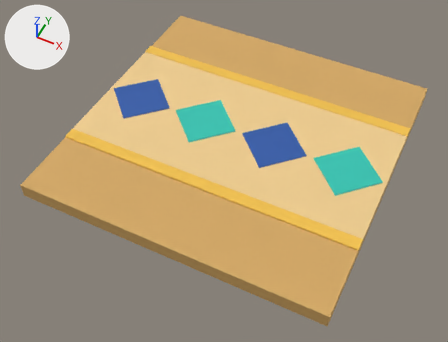
One commit to the glTF model foxspy/models/kit-egypt-floor-2.glb: the scene before it, then after it.
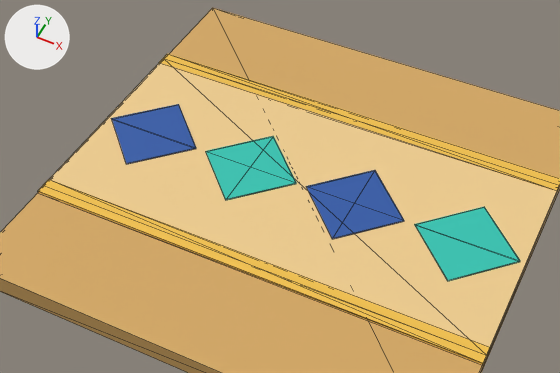
Each version is shown whole from a 50 mm camera at (1.22, -2.65, 2.89) aimed at (-0.01, -0.19, -0.19), then close up on the part from 9% to 91% of the width and 3% to 75% of the height. The axes (+X, +Y, +Z) are drawn at upper left. The lights are the same throughout. The last two pictures show the newer version. The close-ups show mesh edges as thin lines. Vertices at exactly the same position are counted once.

In view in the first close-up: 'kit-egypt-floor-2'.
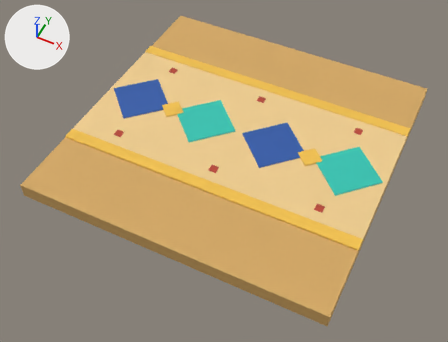
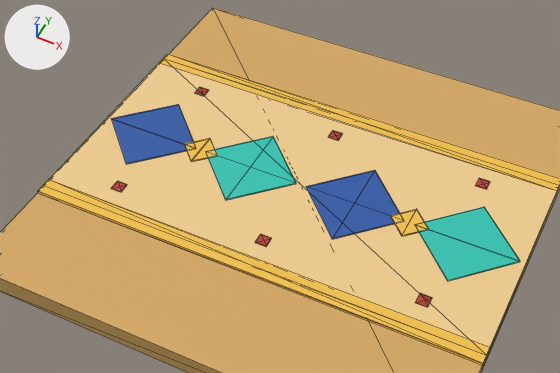
Pixel boxes (x1, y1, x2, y2) of what changed, in the close-ups (560 x 373 px):
part 1 of me_kit_egypt_floor_2, added: after (111, 181, 127, 192)
part 2 of me_kit_egypt_floor_2, added: after (255, 234, 272, 246)
part 3 of me_kit_egypt_floor_2, added: after (415, 293, 432, 307)
part 4 of me_kit_egypt_floor_2, added: after (195, 87, 209, 96)
part 5 of me_kit_egypt_floor_2, added: after (328, 130, 343, 140)
part 6 of me_kit_egypt_floor_2, added: after (476, 178, 490, 189)
part 7 of me_kit_egypt_floor_2, added: after (185, 138, 429, 236)

What the commit changed:
me_kit_egypt_floor_2 is used by ob_kit_egypt_floor_2; location (0.0, 0.0, 0.0).
me_kit_egypt_floor_2 had 64 vertices, 96 faces and spanned x -1.0..1.0, y -1.0..1.0, z -0.1..0.01.
me_kit_egypt_floor_2 now has 128 vertices, 192 faces and spans x -1.0..1.0, y -1.0..1.0, z -0.1..0.01.
me_kit_egypt_floor_2 part 1: a new loose piece, a box spanning x -0.725..-0.675, y -0.385..-0.335, z 0.008..0.012, in mat_main.
me_kit_egypt_floor_2 part 2: a new loose piece, a box spanning x -0.025..0.025, y -0.385..-0.335, z 0.008..0.012, in mat_main.
me_kit_egypt_floor_2 part 3: a new loose piece, a box spanning x 0.675..0.725, y -0.385..-0.335, z 0.008..0.012, in mat_main.
me_kit_egypt_floor_2 part 4: a new loose piece, a box spanning x -0.725..-0.675, y 0.335..0.385, z 0.008..0.012, in mat_main.
me_kit_egypt_floor_2 part 5: a new loose piece, a box spanning x -0.025..0.025, y 0.335..0.385, z 0.008..0.012, in mat_main.
me_kit_egypt_floor_2 part 6: a new loose piece, a box spanning x 0.675..0.725, y 0.335..0.385, z 0.008..0.012, in mat_main.
Part 7, on me_kit_egypt_floor_2:
8 vertices are added at x -0.58..0.5, y -0.08..0.0, z 0.01.
8 new vertices lie (0.08, 0.08, 0.0) away from vertices in x -0.58..0.5, y -0.08..0.0, z 0.01.
24 new faces join them.
